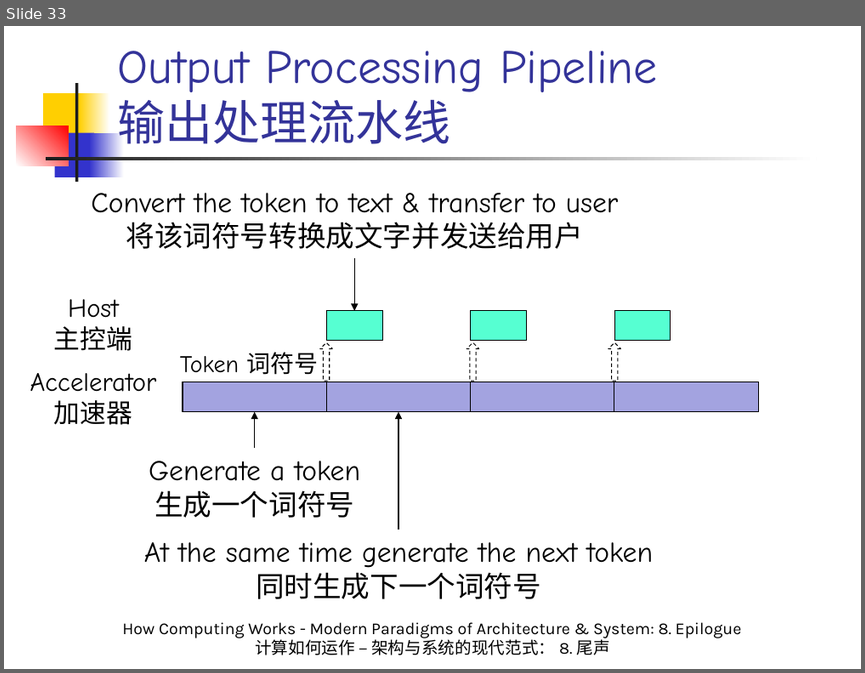
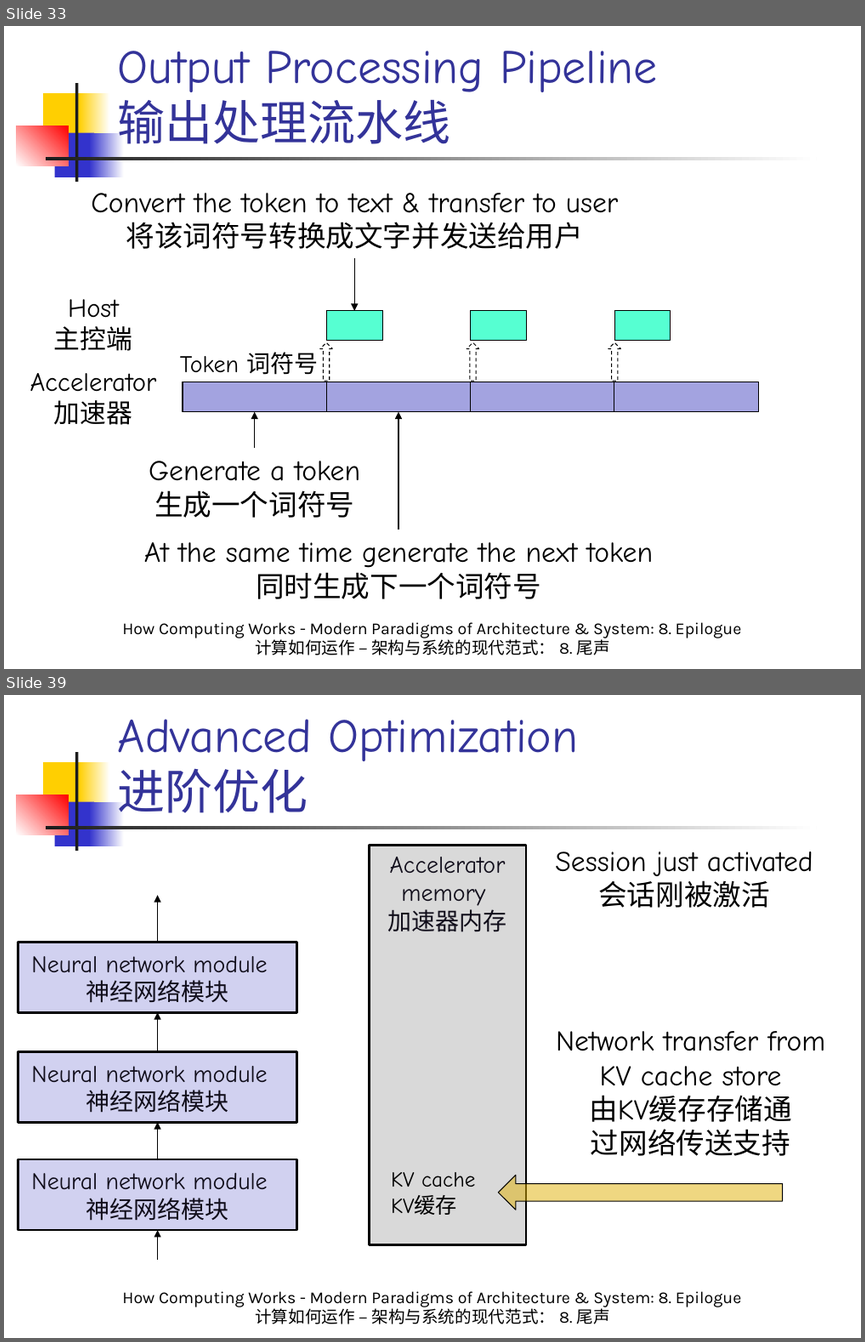
Before and after one commit to licongintel/courseMaterial, a slide deck: HCWMPA&S/Slides/8. Epilogue.pptx. Shown one above the other, each under a label of ours: slide 33 before the commit, slides 33 and 39 after it; the slides between them are not shown. The pictures are 865x673 and 865x1342 pixels, drawn with LibreOffice and Linux fonts; fonts in the diff are those of the drawing. Boxes give left, top, right and bottom in pixels: in the first picture for what was removed or moved away, otherwise in the second. Text is boxed around its words. In the diff, an @@ line names an element or a change of style, - is before the commit and + after.

```diff
--- a/HCWMPA&S/Slides/8. Epilogue.pptx
+++ b/HCWMPA&S/Slides/8. Epilogue.pptx
@@ slide 39 added at box(4, 695, 861, 1338), background #FFFFFF; not listed: 7 template elements that a slide beside it also shows @@
@@ title added at box(118, 719, 578, 813), 40 pt, text #333399 @@
+Advanced Optimization
+进阶优化
@@ rectangle added at box(369, 845, 526, 1245), fill #D9D9D9, outline #000000 2 pt, 20 pt, text #100D1A @@
+Accelerator memory
+加速器内存
@@ text added at box(555, 851, 813, 907), 24 pt, text #000000 @@
+Session just activated
+会话刚被激活
@@ arrow added from (157, 941) to (157, 895), #000000 0.75 pt @@
@@ rectangle added at box(18, 941, 297, 1013), fill #D1D1F0, outline #000000 2 pt, 20 pt, text #100D1A @@
+Neural network module
+神经网络模块
@@ arrow added from (157, 1051) to (157, 1012), #000000 0.75 pt @@
@@ rectangle added at box(18, 1051, 297, 1123), fill #D1D1F0, outline #000000 2 pt, 20 pt, text #100D1A @@
+Neural network module
+神经网络模块
@@ text added at box(556, 1031, 825, 1156), 24 pt, text #000000 @@
+Network transfer from KV cache store
+由KV缓存存储通
+过网络传送支持
@@ arrow added from (157, 1159) to (157, 1122), #000000 0.75 pt @@
@@ rectangle added at box(18, 1159, 297, 1231), fill #D1D1F0, outline #000000 2 pt, 20 pt, text #100D1A @@
+Neural network module
+神经网络模块
@@ text added at box(391, 1172, 475, 1214), 18 pt, text #000000 @@
+KV cache
+KV缓存
@@ right arrow added at box(499, 1174, 783, 1210), fill #E0B104 at 50% opacity, outline #000000 0.75 pt @@
@@ arrow added from (157, 1259) to (157, 1230), #000000 0.75 pt @@
@@ text added at box(122, 1291, 742, 1324), 14 pt, text #000000 @@
+How Computing Works - Modern Paradigms of Architecture & System: 8. Epilogue
+计算如何运作 – 架构与系统的现代范式： 8. 尾声
```
Also in this commit, not shown: 7 slides changed, 2 other slides added, 1 other file.
